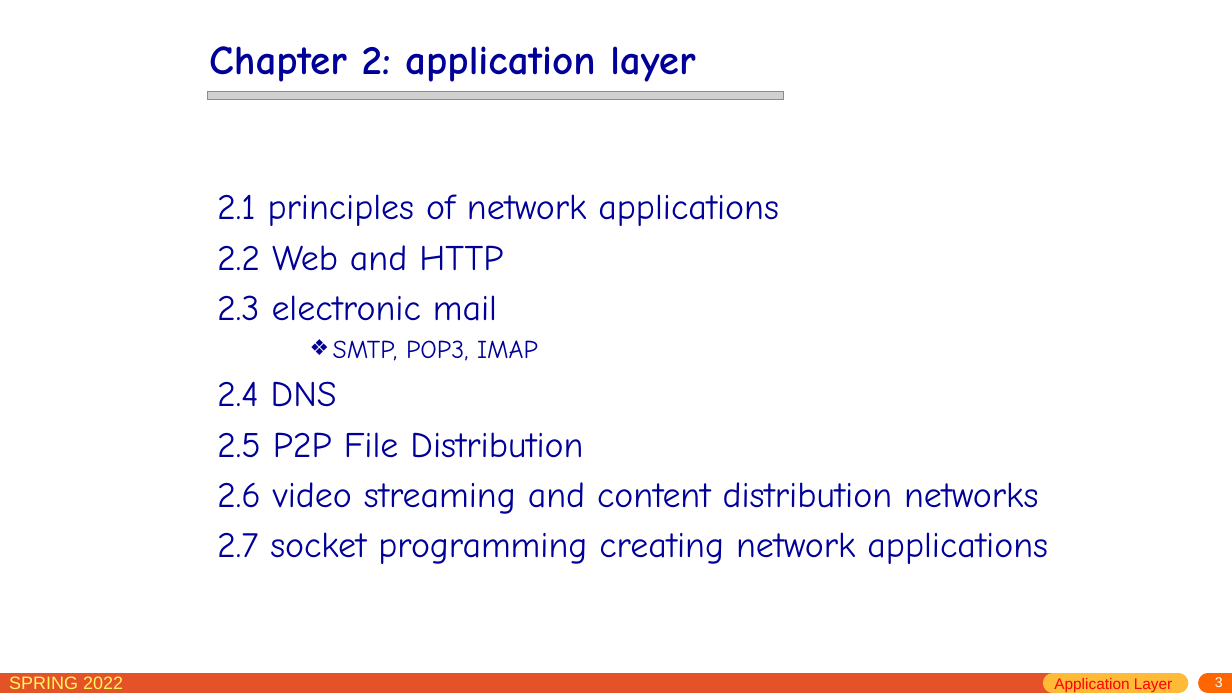
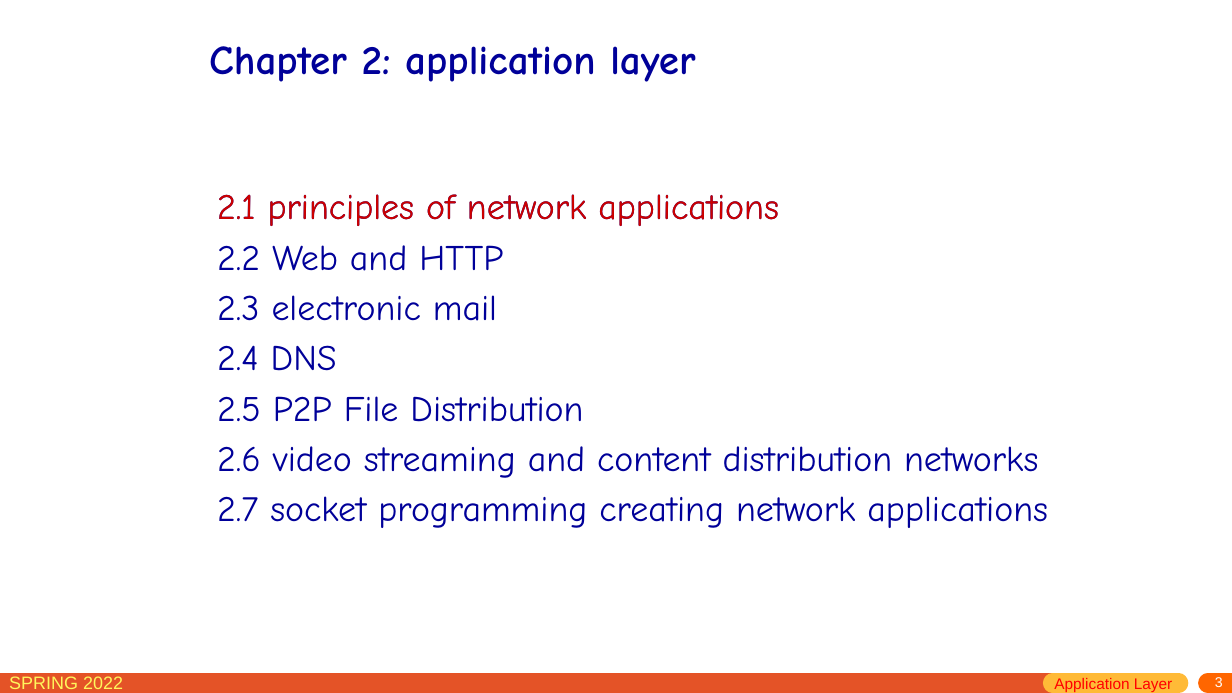
Before and after one commit to network-whu/slides, a slide deck: slide 3 of pptx/chapter2.pptx. Drawn at 1232x693 pixels with LibreOffice and Linux fonts; fonts in the diff are those of the drawing; grey boxes stand for pictures. Boxes give left, top, right and bottom in pixels: in the first picture for what was removed or moved away, otherwise in the second. Text is boxed around its words. In the diff, an @@ line names an element or a change of style, - is before the commit and + after.

```diff
--- a/pptx/chapter2.pptx
+++ b/pptx/chapter2.pptx
@@ picture removed at box(208, 91, 784, 99) @@
@@ text added at box(217, 194, 779, 226), 28 pt, text #CC0000 @@
+2.1 principles of network applications
@@ text at box(333, 340, 538, 361): paragraph removed @@
-    ❖ SMTP, POP3, IMAP
```
Also in this commit, not shown: 107 other slides changed, 1 slide removed.
